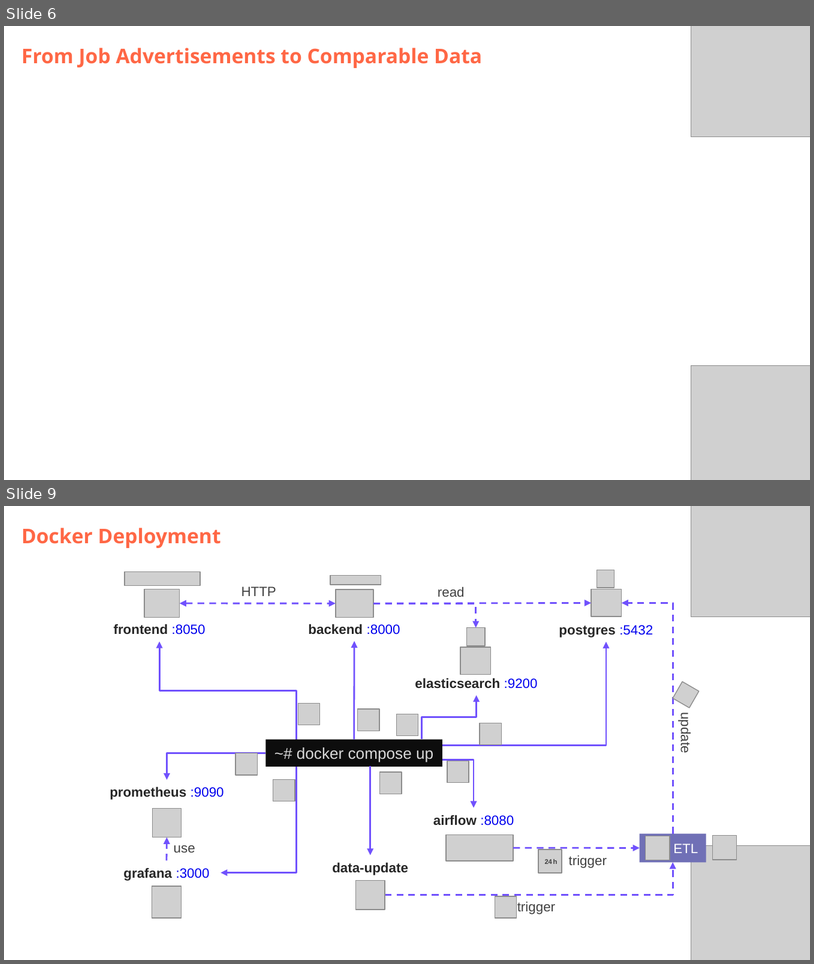
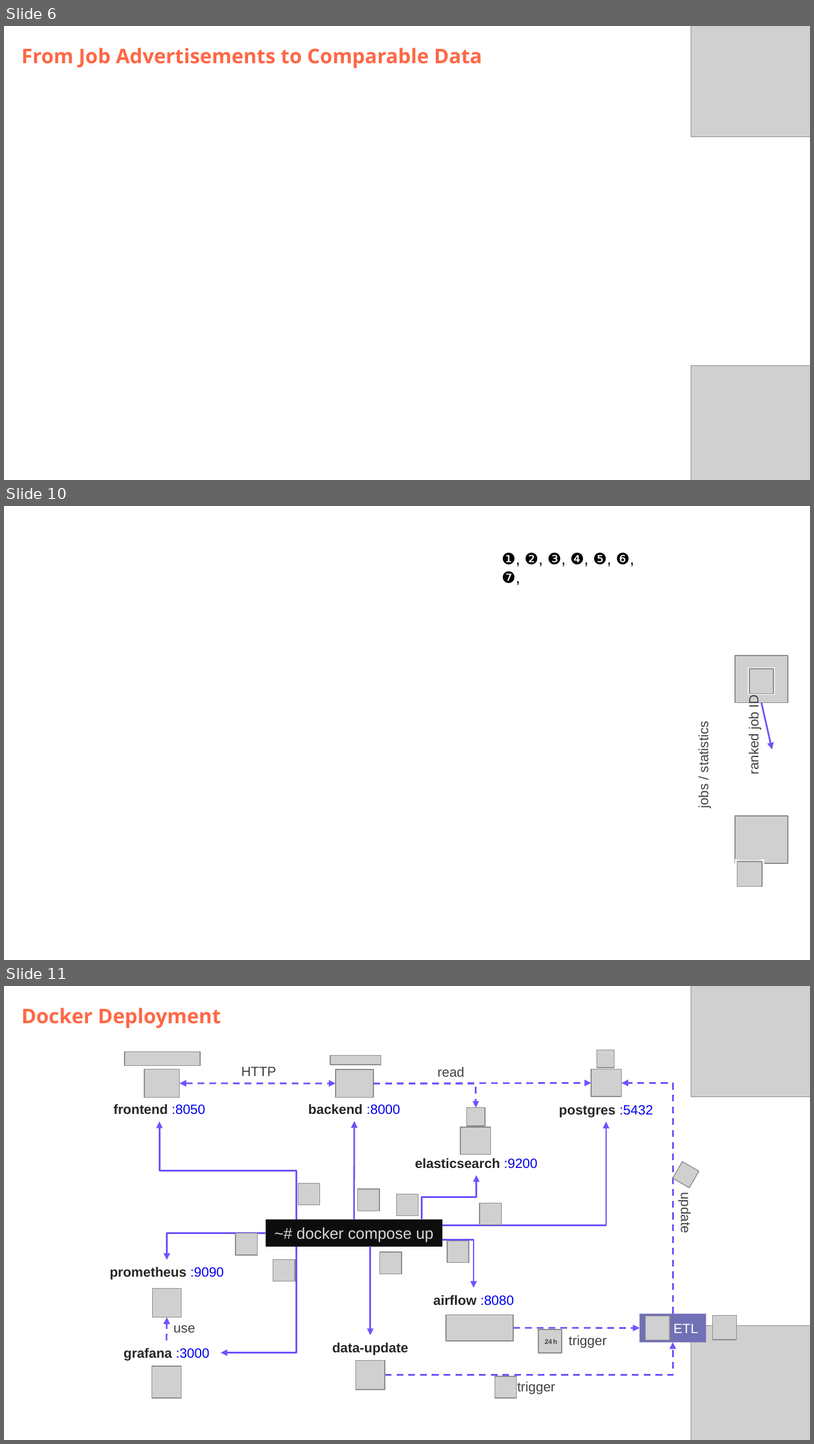
Before and after one commit to DataScientest-Studio/jun26bde-job-market, a slide deck: docs/defence/Defence.pptx. Shown one above the other, each under a label of ours: slides 6 and 9 before the commit, slides 6, 10 and 11 after it; the slides between them are not shown. The pictures are 814x964 and 814x1444 pixels, drawn with LibreOffice and Linux fonts; fonts in the diff are those of the drawing; grey boxes stand for pictures; background and template pictures are left out. Boxes give left, top, right and bottom in pixels: in the first picture for what was removed or moved away, otherwise in the second. Text is boxed around its words. In the diff, an @@ line names an element or a change of style, - is before the commit and + after.

Commit message:
Add slide "Full-Text Search with Elasticsearch"

```diff
--- a/docs/defence/Defence.pptx
+++ b/docs/defence/Defence.pptx
@@ slide 10 added at [4,506,810,960], background #FFFFFF @@
@@ text added at [502,552,630,583], 14 pt, text #000000 @@
+❶, ❷, ❸, ❹, ❺, ❻, ❼,
@@ picture added at [735,655,789,703] @@
@@ rectangle added at [749,667,776,694], fill #FFFFFF @@
@@ picture added at [750,669,774,694] @@
@@ text added at [747,690,762,773], 12 pt, text #404040 @@
+ranked job IDs
@@ arrow added from (762, 703) to (773, 750), #7151FD 1.5 pt @@
@@ text added at [696,726,711,808], 12 pt, text #404040 @@
+jobs / statistics
@@ picture added at [735,816,789,863] @@
@@ group added at [735,859,764,888]: 3 flow chart online storages, 1 picture @@
@@ what was slide 9 is now slide 11 @@
```
Also in this commit, not shown: 2 slides changed, 1 other slide added.
